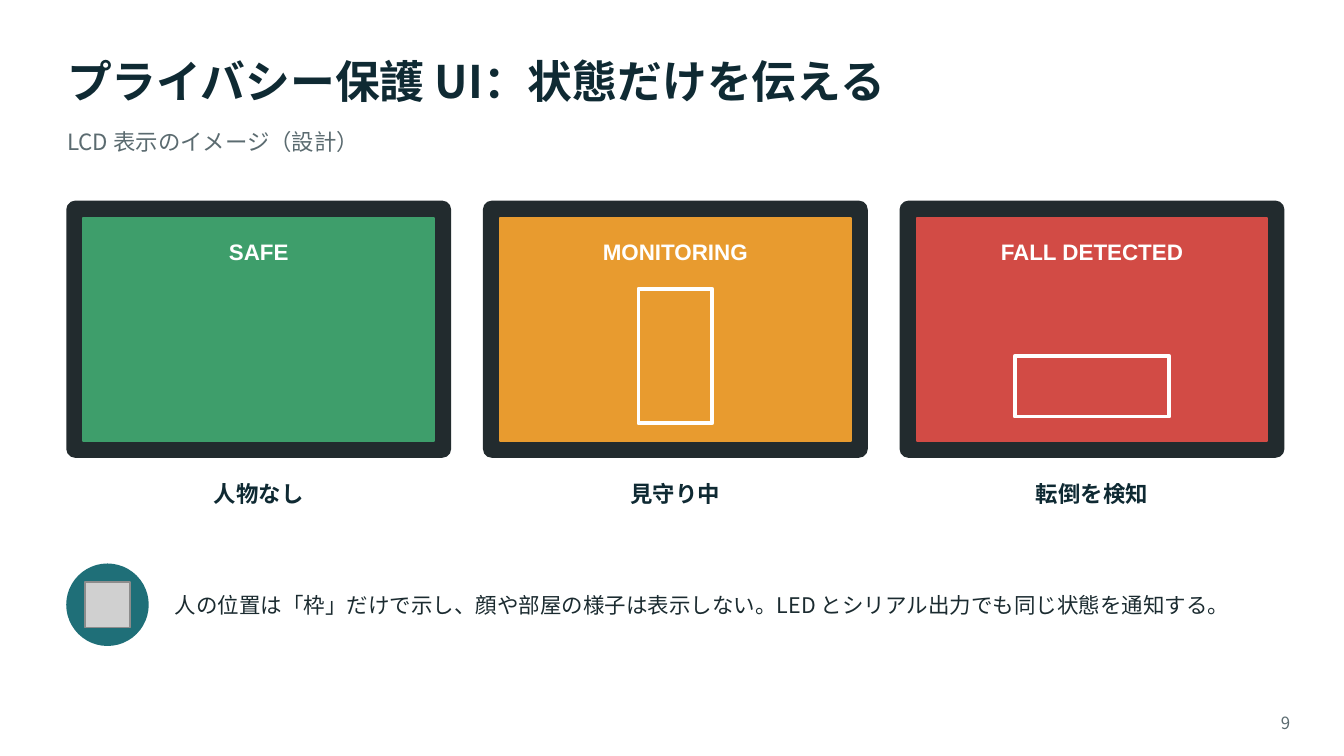
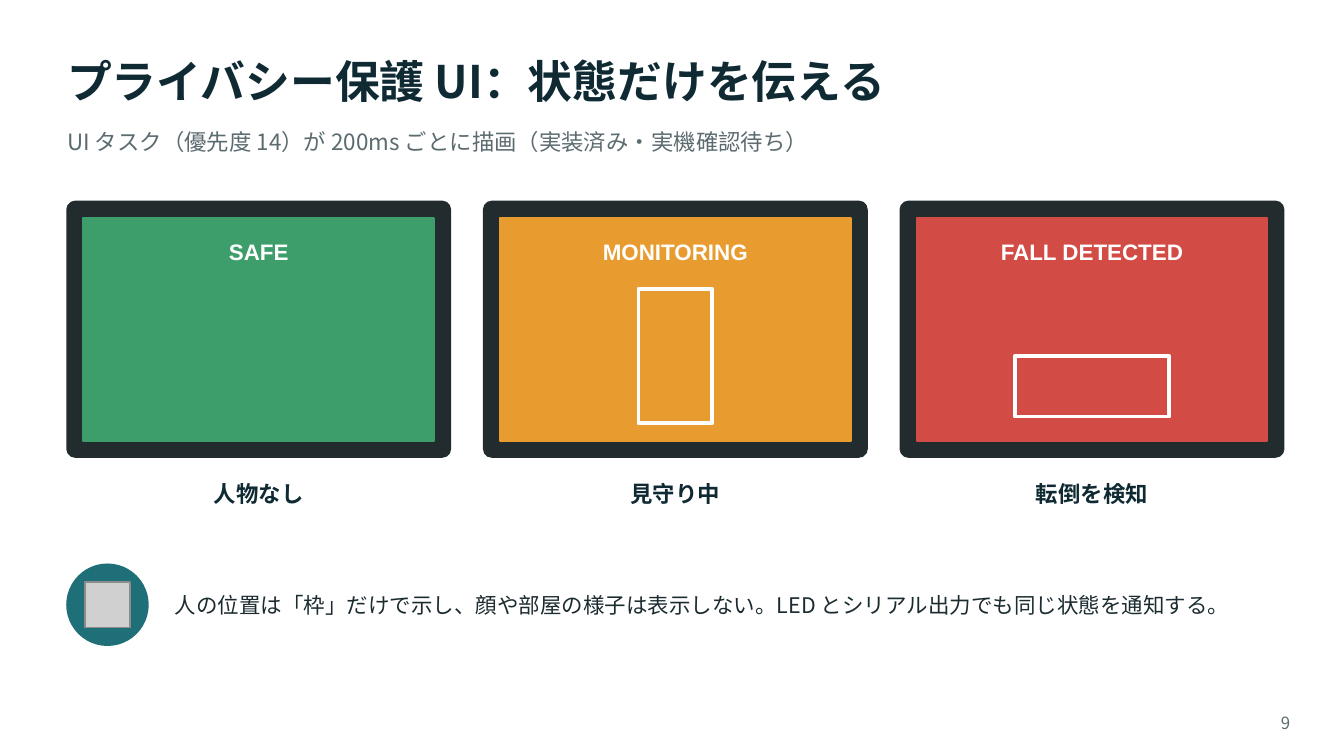
Before and after one commit to syouun/ek-ra8p1-blinky, a slide deck: slide 9 of docs/presentation.pptx. Drawn at 1344x756 pixels with LibreOffice and Linux fonts; fonts in the diff are those of the drawing; grey boxes stand for pictures. Boxes give left, top, right and bottom in pixels: in the first picture for what was removed or moved away, otherwise in the second. Text is boxed around its words. In the diff, an @@ line names an element or a change of style, - is before the commit and + after.

```diff
--- a/docs/presentation.pptx
+++ b/docs/presentation.pptx
@@ text at [67, 131, 808, 152]: text changed @@
-LCD 表示のイメージ（設計）
+UI タスク（優先度 14）が 200ms ごとに描画（実装済み・実機確認待ち）
```
Also in this commit, not shown: 6 other slides changed, 1 slide added, 6 other files.
